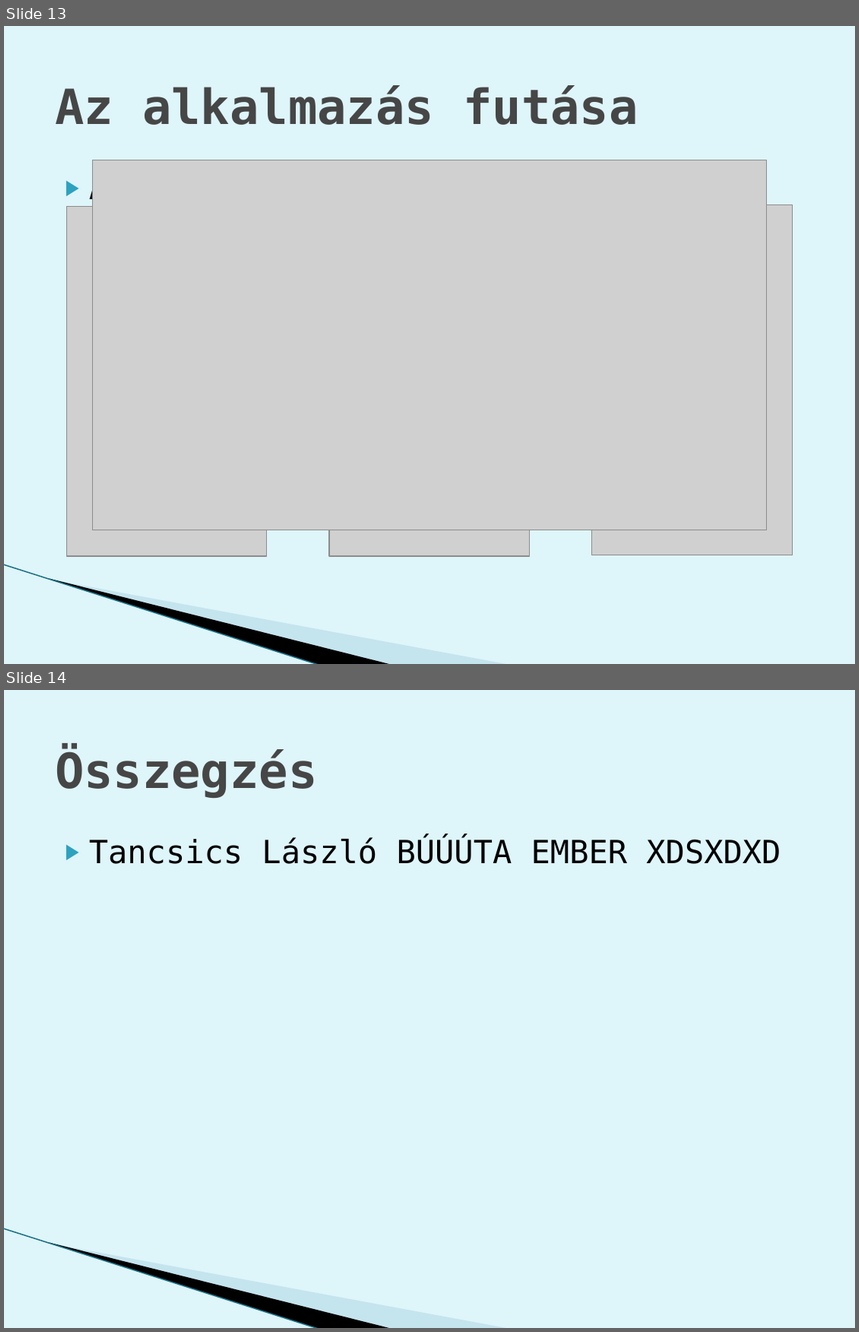
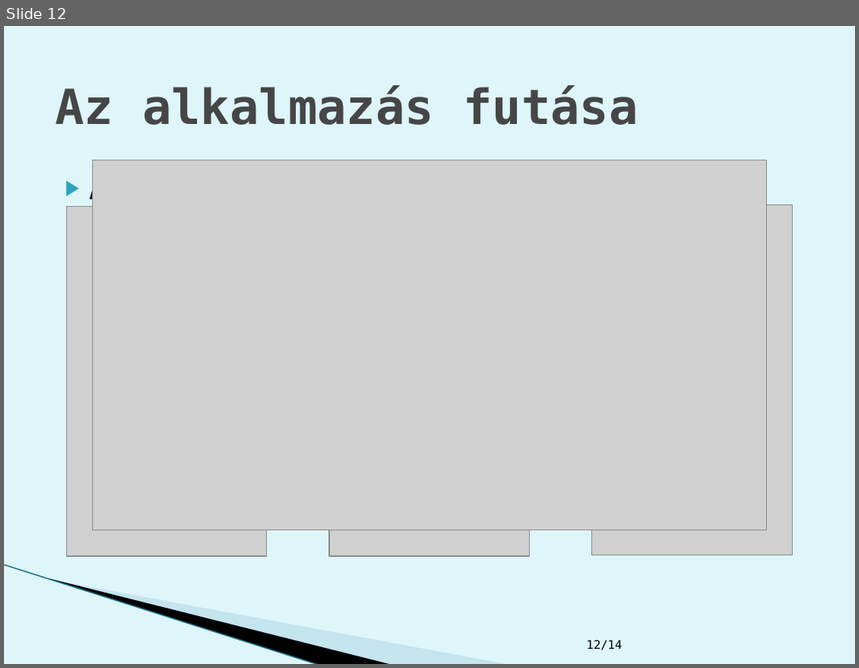
Before and after one commit to abafalvib/Projektlabor, a slide deck: projektlab.pptx. Shown one above the other, each under a label of ours: slides 13 and 14 before the commit, slide 12 after it. The pictures are 859x1332 and 859x668 pixels, drawn with LibreOffice and Linux fonts; fonts in the diff are those of the drawing; grey boxes stand for pictures; background and template pictures are left out. Boxes give left, top, right and bottom in pixels: in the first picture for what was removed or moved away, otherwise in the second. Text is boxed around its words. In the diff, an @@ line names an element or a change of style, - is before the commit and + after.

```diff
--- a/projektlab.pptx
+++ b/projektlab.pptx
@@ slide 14 removed at [4, 690, 855, 1328], background #DEF5FA; not listed: 3 template elements that a slide beside it also shows @@
@@ title removed at [55, 749, 317, 798] @@
-Összegzés
@@ text removed at [89, 837, 781, 864] @@
-▶ Tancsics László BÚÚÚTA EMBER XDSXDXD
@@ what was slide 13 is now slide 12 @@
@@ slide 12 changed as well @@
@@ text added at [587, 640, 623, 651], 10 pt, text #000000 @@
+12/14
```
Also in this commit, not shown: 11 other slides changed, 2 slides added, 2 other slides removed, 1 other file.
